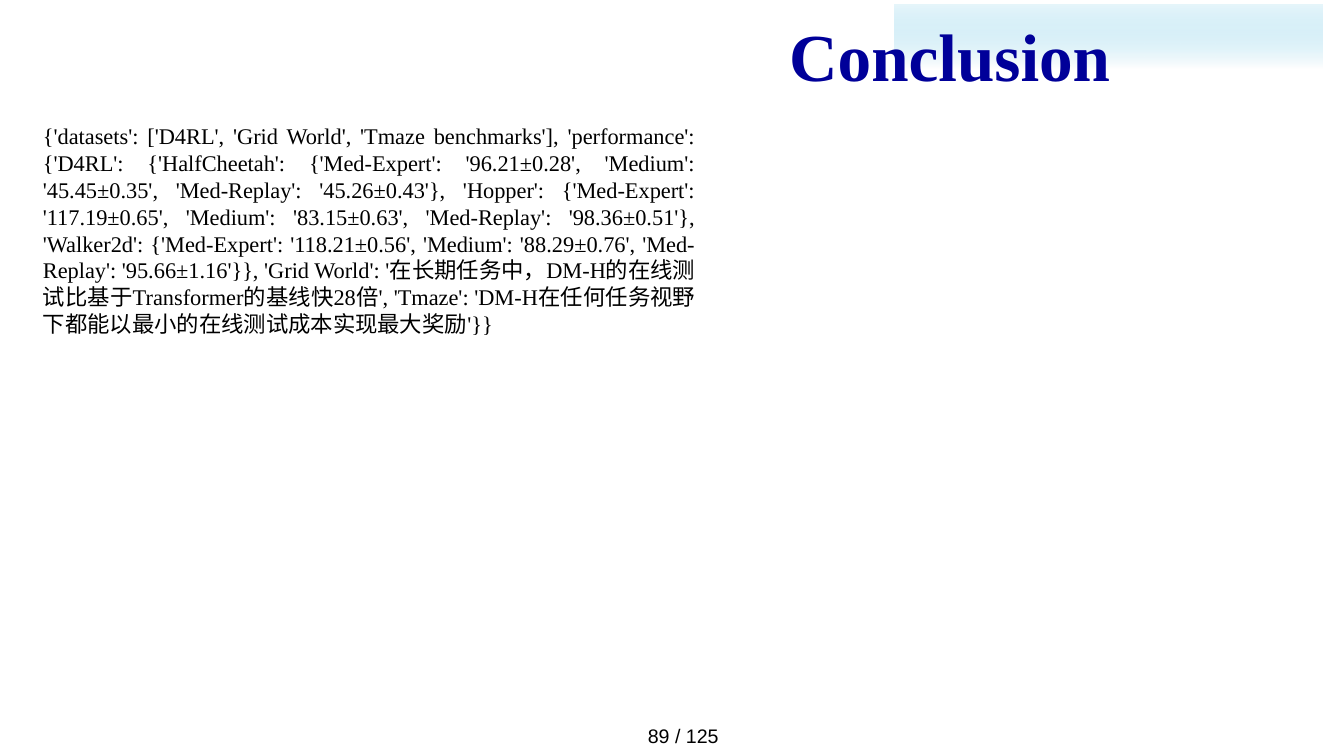
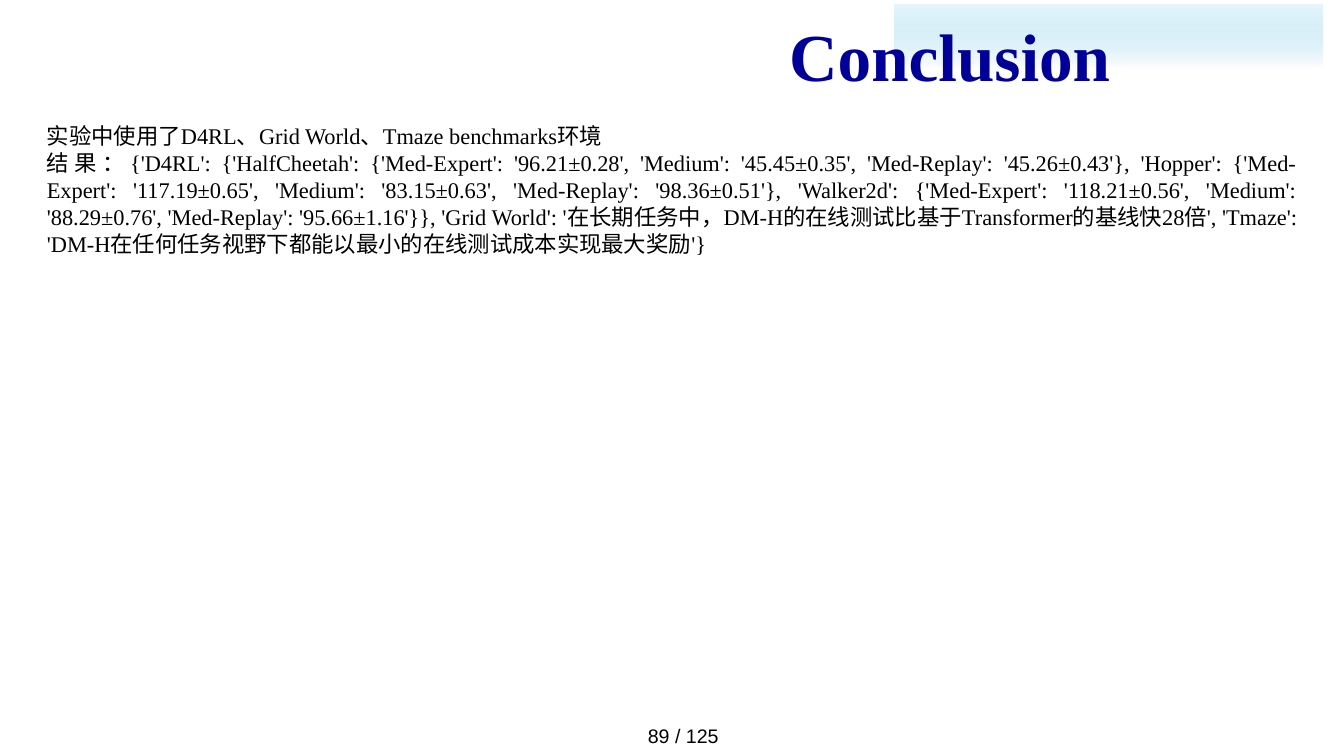
Before and after one commit to majialin-1995/paper_download, a slide deck: slide 93 of slides.pptx. Drawn at 1344x756 pixels with LibreOffice and Linux fonts; fonts in the diff are those of the drawing; background and template pictures are left out. Boxes give left, top, right and bottom in pixels: in the first picture for what was removed or moved away, otherwise in the second. Text is boxed around its words. In the diff, an @@ line names an element or a change of style, - is before the commit and + after.

```diff
--- a/slides.pptx
+++ b/slides.pptx
@@ text at box(47, 125, 1297, 255): text changed @@
-{'datasets': ['D4RL', 'Grid World', 'Tmaze benchmarks'], 'performance': {'D4RL': {'HalfCheetah': {'Med-Expert': '96.21±0.28', 'Medium': '45.45±0.35', 'Med-Replay': '45.26±0.43'}, 'Hopper': {'Med-Expert': '117.19±0.65', 'Medium': '83.15±0.63', 'Med-Replay': '98.36±0.51'}, 'Walker2d': {'Med-Expert': '118.21±0.56', 'Medium': '88.29±0.76', 'Med-Replay': '95.66±1.16'}}, 'Grid World': '在长期任务中，DM-H的在线测试比基于Transformer的基线快28倍', 'Tmaze': 'DM-H在任何任务视野下都能以最小的在线测试成本实现最大奖励'}}
+实验中使用了D4RL、Grid World、Tmaze benchmarks环境
+结果：{'D4RL': {'HalfCheetah': {'Med-Expert': '96.21±0.28', 'Medium': '45.45±0.35', 'Med-Replay': '45.26±0.43'}, 'Hopper': {'Med-Expert': '117.19±0.65', 'Medium': '83.15±0.63', 'Med-Replay': '98.36±0.51'}, 'Walker2d': {'Med-Expert': '118.21±0.56', 'Medium': '88.29±0.76', 'Med-Replay': '95.66±1.16'}}, 'Grid World': '在长期任务中，DM-H的在线测试比基于Transformer的基线快28倍', 'Tmaze': 'DM-H在任何任务视野下都能以最小的在线测试成本实现最大奖励'}
```
Also in this commit, not shown: 39 other slides changed, 3 other files.
